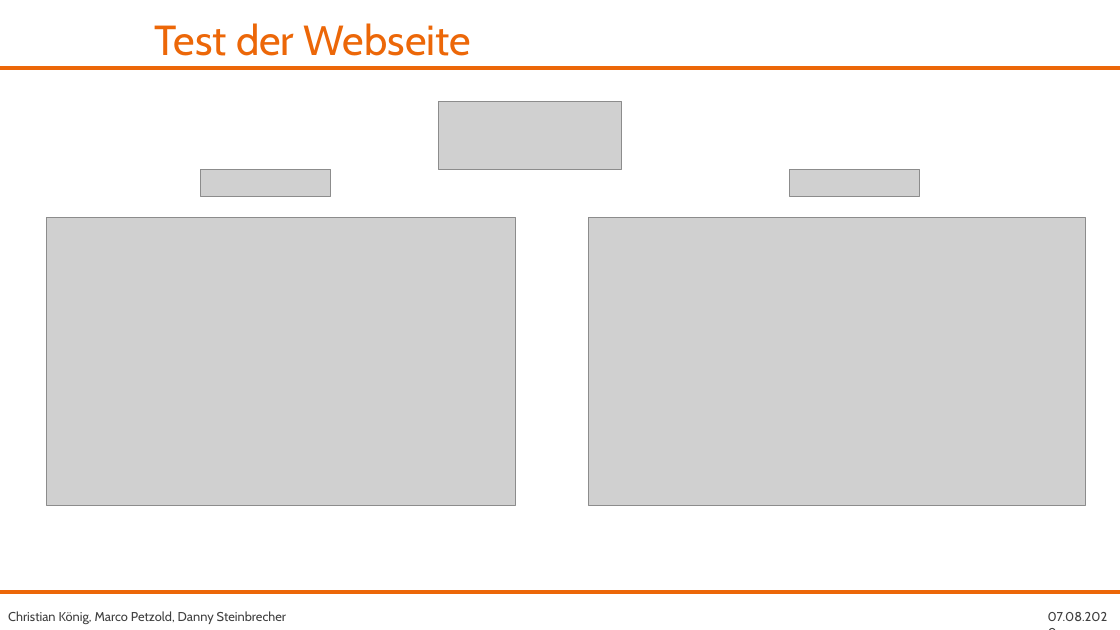
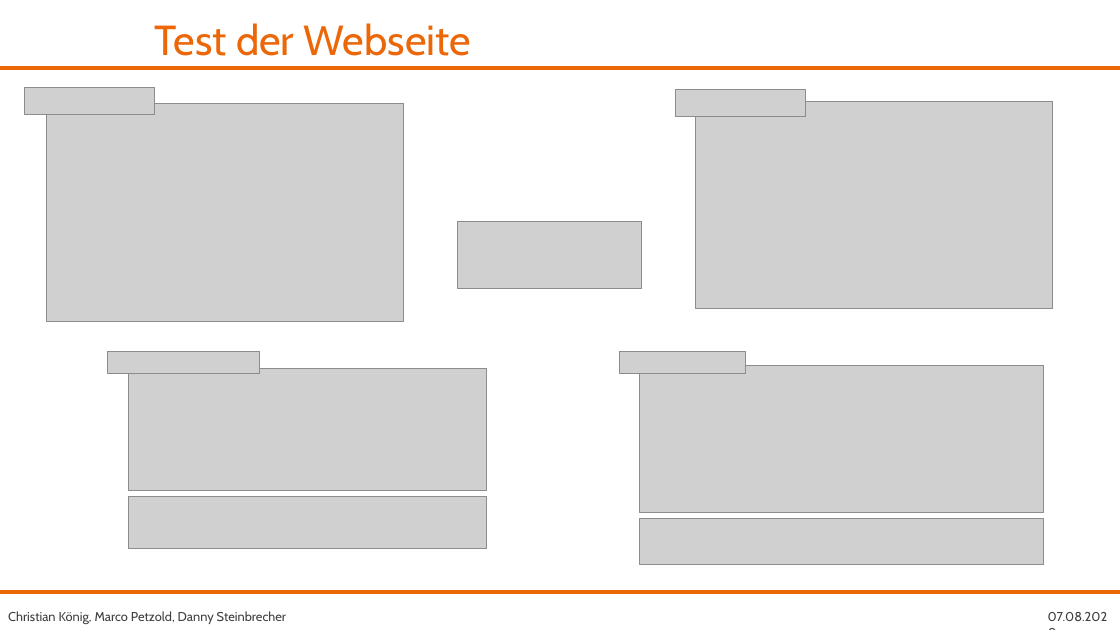
Before and after one commit to fh-erfurt/RentATool, a slide deck: slide 6 of share/presentations/Java 2/RentATool_17.07.2020_Danny.pptx (slide 5 before the commit). Drawn at 1120x630 pixels with LibreOffice and Linux fonts; fonts in the diff are those of the drawing; grey boxes stand for pictures; background and template pictures are left out. Boxes give left, top, right and bottom in pixels: in the first picture for what was removed or moved away, otherwise in the second. Text is boxed around its words. In the diff, an @@ line names an element or a change of style, - is before the commit and + after.

Commit message:
updated presentation

```diff
--- a/share/presentations/Java 2/RentATool_17.07.2020_Danny.pptx
+++ b/share/presentations/Java 2/RentATool_17.07.2020_Danny.pptx
@@ picture moved from (x1=200, y1=169, x2=330, y2=196) to (x1=24, y1=87, x2=155, y2=114) @@
@@ picture resized from (x1=46, y1=218, x2=516, y2=505) to (x1=46, y1=103, x2=403, y2=322) @@
@@ picture moved from (x1=790, y1=169, x2=920, y2=196) to (x1=676, y1=90, x2=806, y2=117) @@
@@ picture resized from (x1=589, y1=218, x2=1086, y2=505) to (x1=696, y1=102, x2=1053, y2=308) @@
@@ picture moved from (x1=439, y1=102, x2=622, y2=170) to (x1=458, y1=221, x2=641, y2=289) @@
@@ picture added at (x1=108, y1=351, x2=260, y2=374) @@
@@ picture added at (x1=619, y1=351, x2=745, y2=374) @@
@@ picture added at (x1=129, y1=368, x2=486, y2=491) @@
@@ picture added at (x1=639, y1=365, x2=1043, y2=512) @@
@@ picture added at (x1=129, y1=497, x2=486, y2=549) @@
@@ picture added at (x1=639, y1=519, x2=1043, y2=565) @@
```
Also in this commit, not shown: 2 other slides changed, 1 other file.
